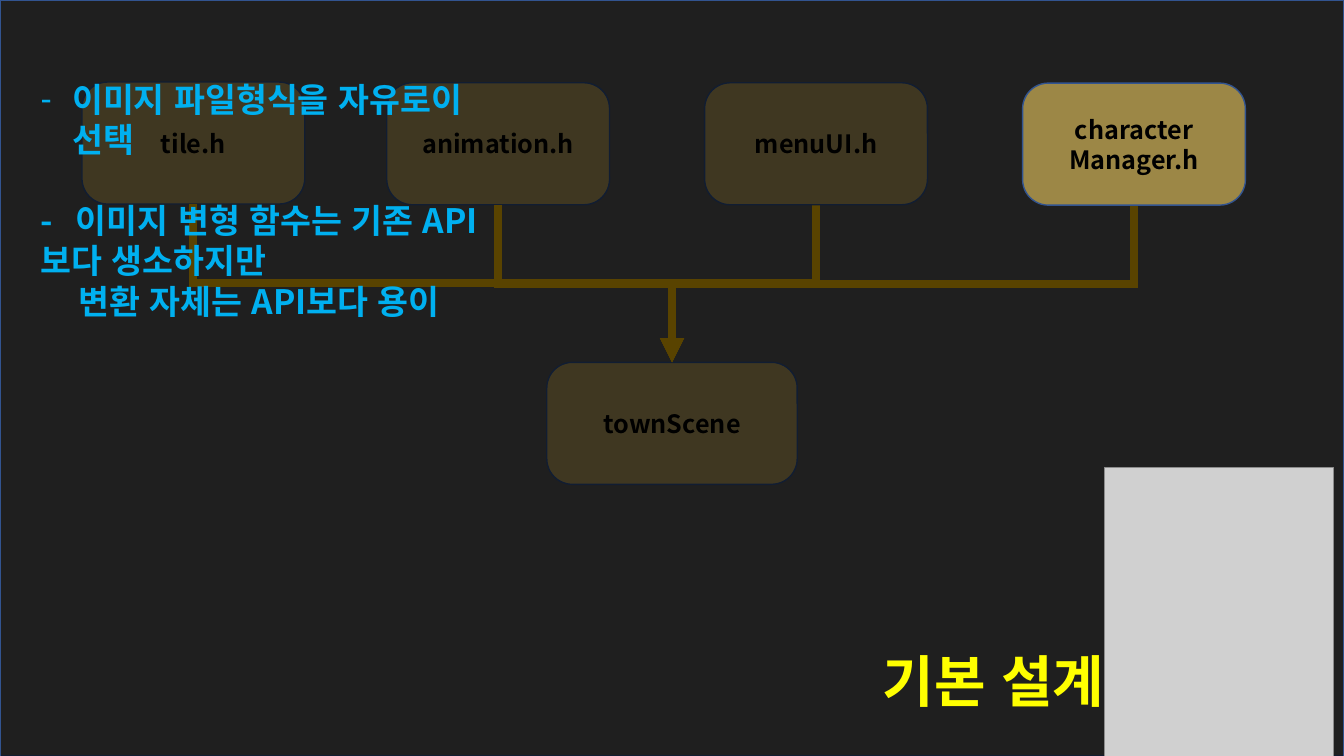
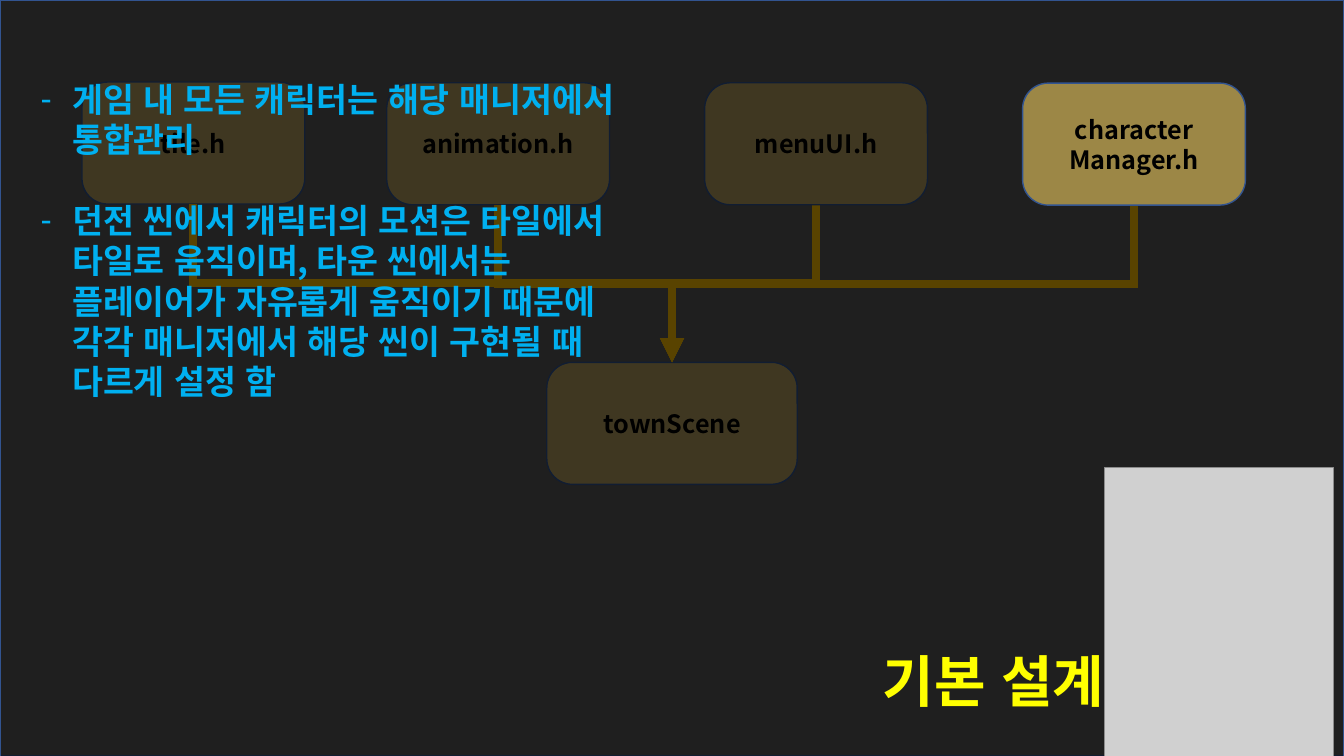
Before and after one commit to RecetteLemon/Disgaea, a slide deck: slide 10 of PPT/Disgaea.pptx. Drawn at 1344x756 pixels with LibreOffice and Linux fonts; fonts in the diff are those of the drawing; grey boxes stand for pictures; background and template pictures are left out. Boxes give left, top, right and bottom in pixels: in the first picture for what was removed or moved away, otherwise in the second. Text is boxed around its words. In the diff, an @@ line names an element or a change of style, - is before the commit and + after.

Commit message:
xx

```diff
--- a/PPT/Disgaea.pptx
+++ b/PPT/Disgaea.pptx
@@ text at (72,81,614,397): text changed @@
-– 이미지 파일형식을 자유로이 선택
-- 이미지 변형 함수는 기존 API보다 생소하지만
-변환 자체는 API보다 용이
+– 게임 내 모든 캐릭터는 해당 매니저에서 통합관리
+– 던전 씬에서 캐릭터의 모션은 타일에서 타일로 움직이며, 타운 씬에서는 플레이어가 자유롭게 움직이기 때문에 각각 매니저에서 해당 씬이 구현될 때 다르게 설정 함
```
Also in this commit, not shown: 4 other slides changed, 1 slide removed.
